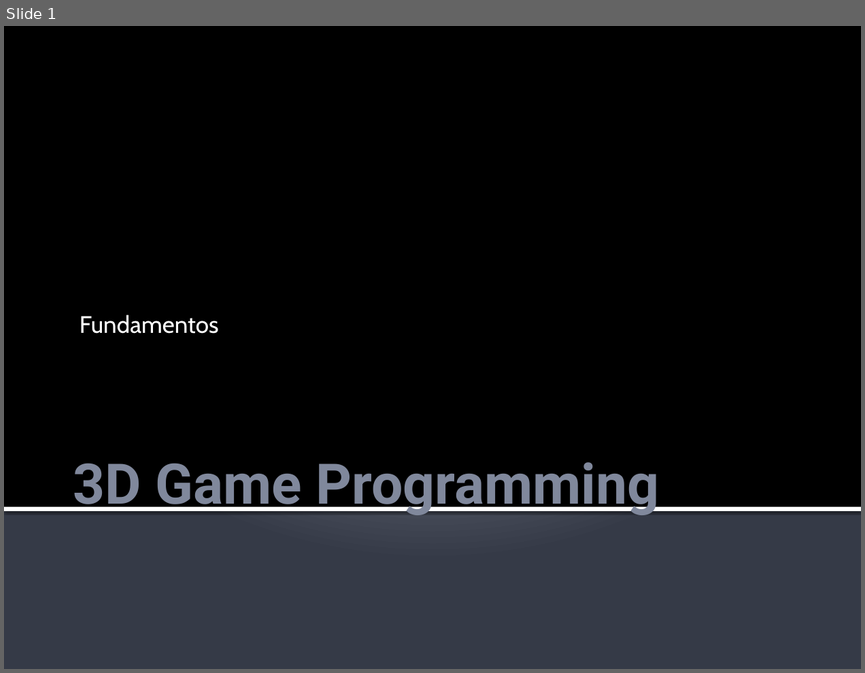
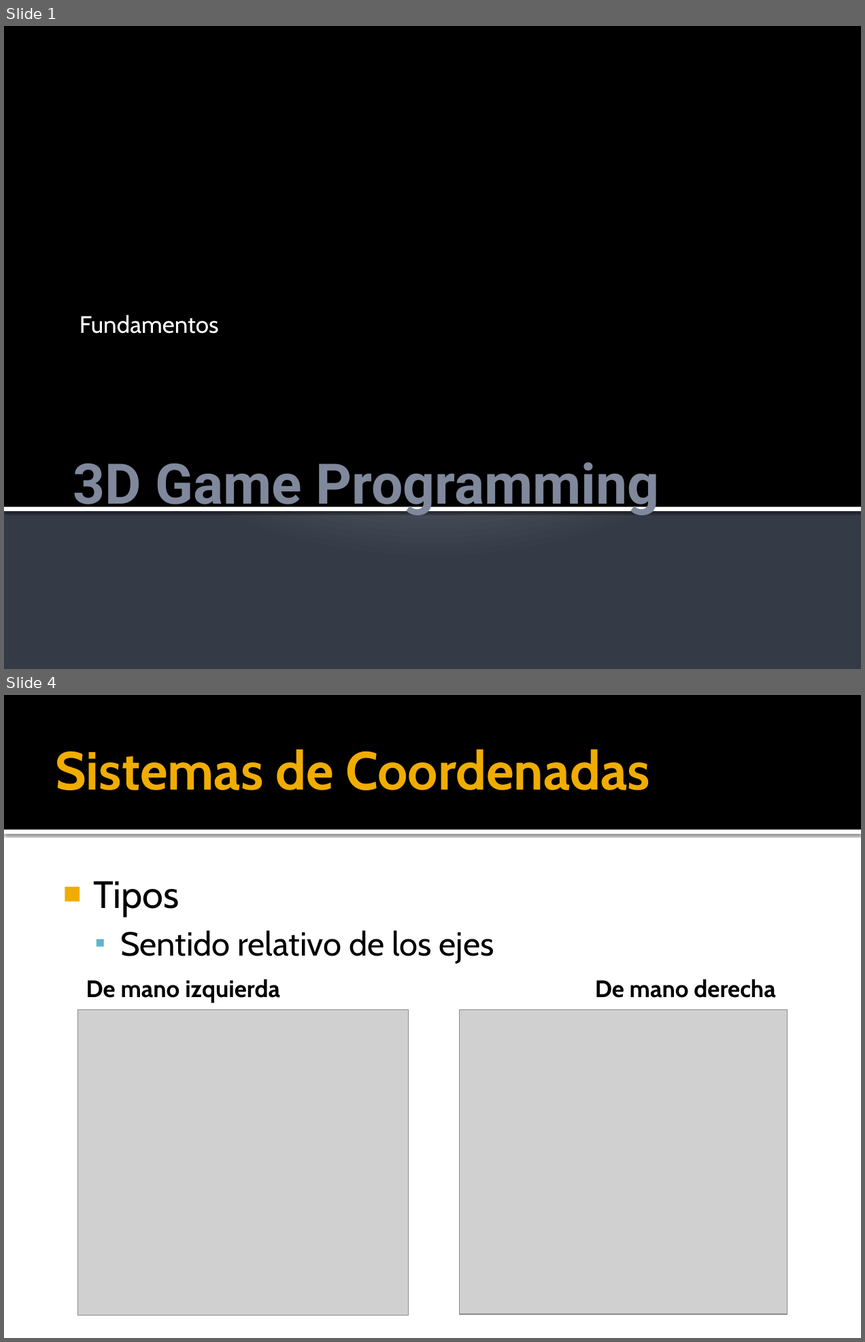
Before and after one commit to kringol/java3dengine, a slide deck: teoria/j3dEngine_chapter2.pptx. Shown one above the other, each under a label of ours: slide 1 before the commit, slides 1 and 4 after it; the slides between them are not shown. The pictures are 865x673 and 865x1342 pixels, drawn with LibreOffice and Linux fonts; fonts in the diff are those of the drawing; grey boxes stand for pictures. Boxes give left, top, right and bottom in pixels: in the first picture for what was removed or moved away, otherwise in the second. Text is boxed around its words. In the diff, an @@ line names an element or a change of style, - is before the commit and + after.

```diff
--- a/teoria/j3dEngine_chapter2.pptx
+++ b/teoria/j3dEngine_chapter2.pptx
@@ slide 4 added at [4, 695, 861, 1338], background #FFFFFF @@
@@ rectangle added at [4, 695, 861, 830], fill #000000 @@
@@ title added at [56, 749, 650, 790], 45 pt, text #F0AD00, bold @@
+Sistemas de Coordenadas
@@ rectangle added at [4, 830, 861, 834], fill #FFFFFF @@
@@ text added at [93, 881, 494, 963], 28 pt, text #000000 @@
+■ Tipos
+  ▪ Sentido relativo de los ejes
@@ text added at [86, 979, 280, 1003], 20 pt, text #000000, bold @@
+De mano izquierda
@@ text added at [595, 979, 775, 998], 20 pt, text #000000, bold @@
+De mano derecha
@@ picture added at [77, 1009, 409, 1314] @@
@@ picture added at [459, 1009, 787, 1314] @@
```
Also in this commit, not shown: 1 slide changed, 15 other slides added.
